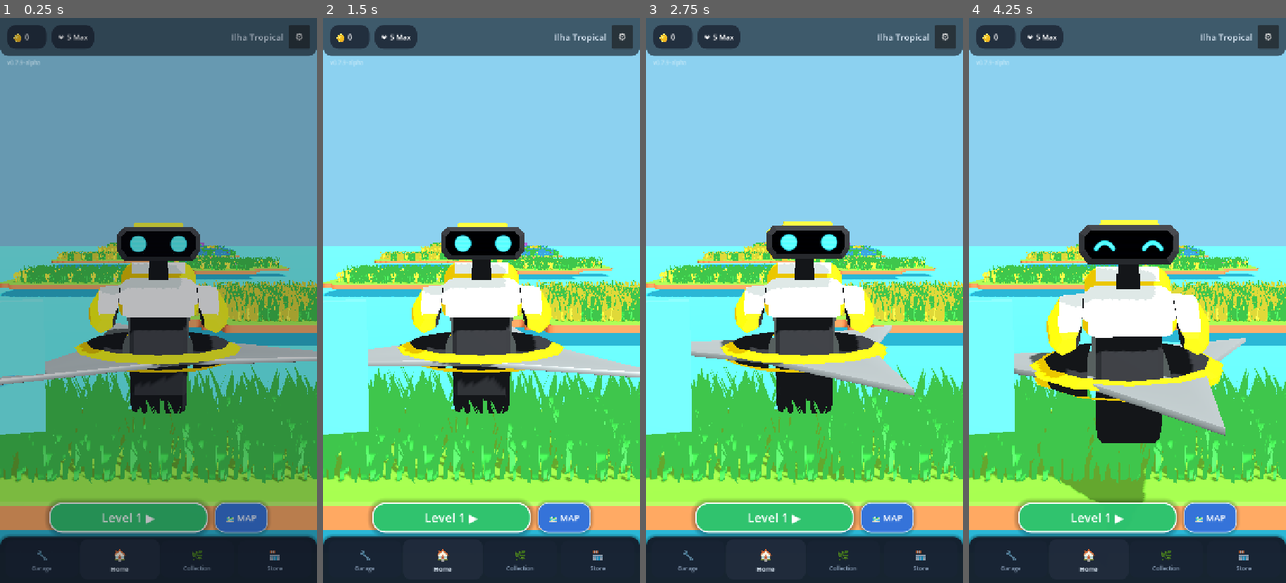
Above: before the commit, frames 1-4 (left to right).
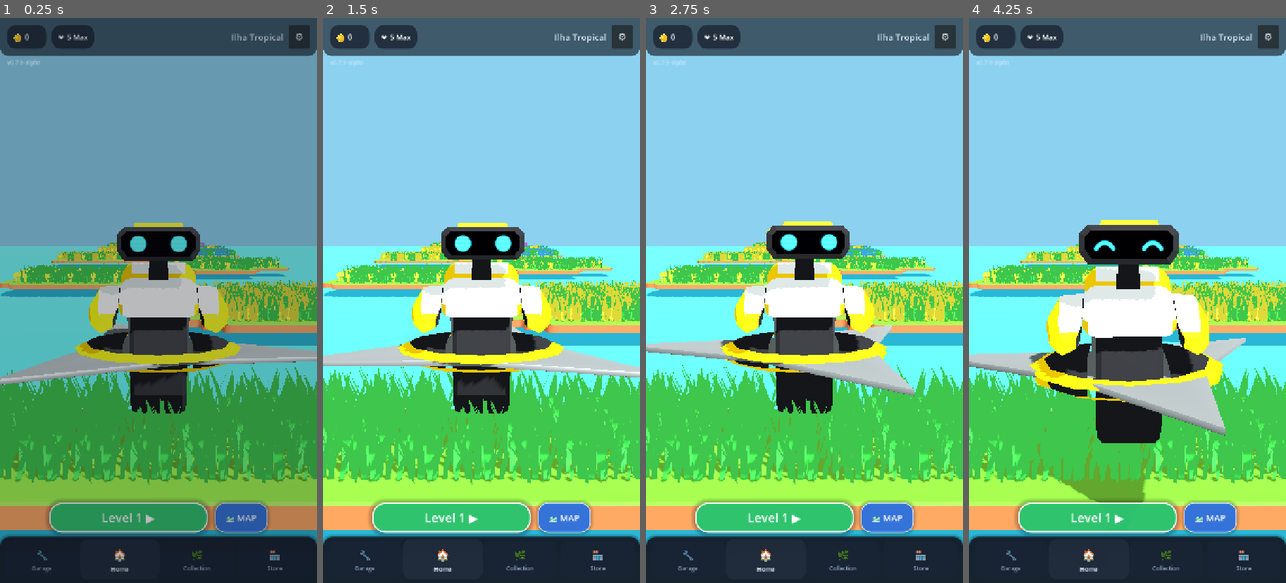
Above: after the commit, the same moments.

Repository: rogerbif/grass-cut-bot
Game: Godot game, scene res://scenes/menu/main_menu.tscn
The game is run twice, just before and just after one commit, with the same random seed, the same clock (stepped at 60 frames per second) and the same inputs.
Inputs (mouse positions are in pixels of both pictures, inside the frame that each line leads up to):
- Up to frame 1 (0.25 s): no input
- Up to frame 2 (1.5 s): tap Enter at 0.5 s; move the mouse to (551, 272) at 0.52 s; hold Right (ui_right) 0.53-1.25 s; hold Alt 0.53-1.25 s; click (551, 272) at 0.67 s; drag from (418, 328) to (465, 413) at 1.27 s
- Up to frame 3 (2.75 s): move the mouse to (836, 176) at 2.02 s; hold Right (ui_right) from 2.03 s (still down); tap Z at 2.1 s
- Up to frame 4 (4.25 s): release Right (ui_right) at 2.75 s; drag from (1111, 413) to (1032, 215) at 2.77 s; move the mouse to (1222, 385) at 3.52 s; hold Left (ui_left) from 3.53 s (still down); tap 1 at 3.6 s

The runs differ from the first frame. In frame 1, 1.4% of the frame differs, in the area x 0-15%, y 61-82%; in frame 2, 1.8%; in frame 3, 1.8%; in frame 4, 1.9%, in the area x 0-15%, y 49-82%.

Commit message:
fix(menu): ocultar placa informativa na visao do bot [v0.7.9-alpha]

Diff:
--- a/scenes/menu/island_node.tscn
+++ b/scenes/menu/island_node.tscn
@@ -87,6 +87,7 @@
 shape = SubResource("BoxShape3D_click")
 
 [node name="Plaque" type="Node3D" parent="."]
+visible = false
 transform = Transform3D(1, 0, 0, 0, 0.529919, 0.848048, 0, -0.848048, 0.529919, 0, 0.08, 0.5)
 
 [node name="PostMesh" type="MeshInstance3D" parent="Plaque"]
--- a/scripts/menu/island_node.gd
+++ b/scripts/menu/island_node.gd
@@ -274,17 +274,12 @@
 		if plaque_post != null:
 			plaque_post.visible = false # Oculta a estaca para virar um marco no chão
 	else:
-		# Na visão do bot: se for a ilha ativa, ergue-se em pé na frente do robô à esquerda
-		if is_active_island:
-			target_pos = Vector3(-1.15, 0.0, 0.85)
-			target_rot = Vector3(0.0, 15.0, 0.0)
-			target_vis = true
-			if plaque_post != null:
-				plaque_post.visible = true # Estaca visível fincada no chão
-		else:
-			target_pos = map_plaque_pos
-			target_rot = Vector3(-58.0, 0.0, 0.0)
-			target_vis = false # Oculta placas de ilhas de fundo para foco total no robô
+		# Na visão do bot: placa oculta para foco total no robô cortador
+		target_pos = map_plaque_pos
+		target_rot = Vector3(-58.0, 0.0, 0.0)
+		target_vis = false
+		if plaque_post != null:
+			plaque_post.visible = false
 
 	if animated:
 		if plaque_tween != null and plaque_tween.is_valid():
Not shown, changed: docs/04_sistemas_e_gameplay/SISTEMA_DE_INTERFACE_HUD.md
Not shown, changed: docs/historico_melhorias/047_menu_ilhas_miniatura_scroll_1_a_1_e_placas_adaptativas.md
